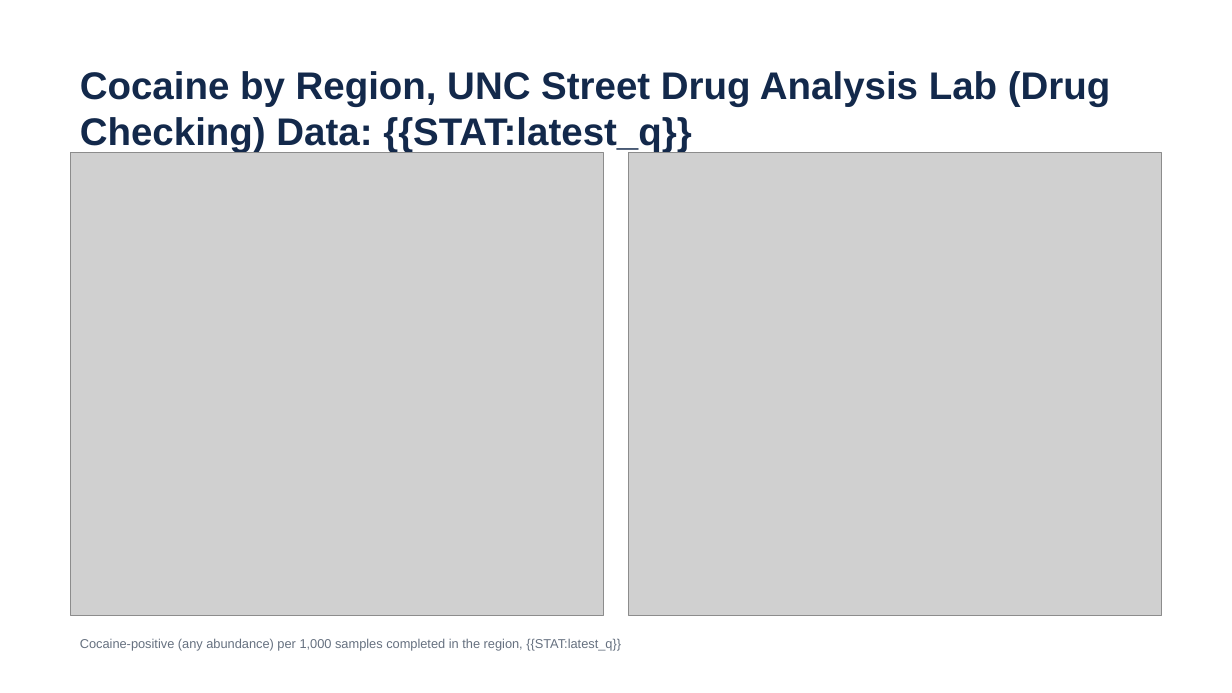
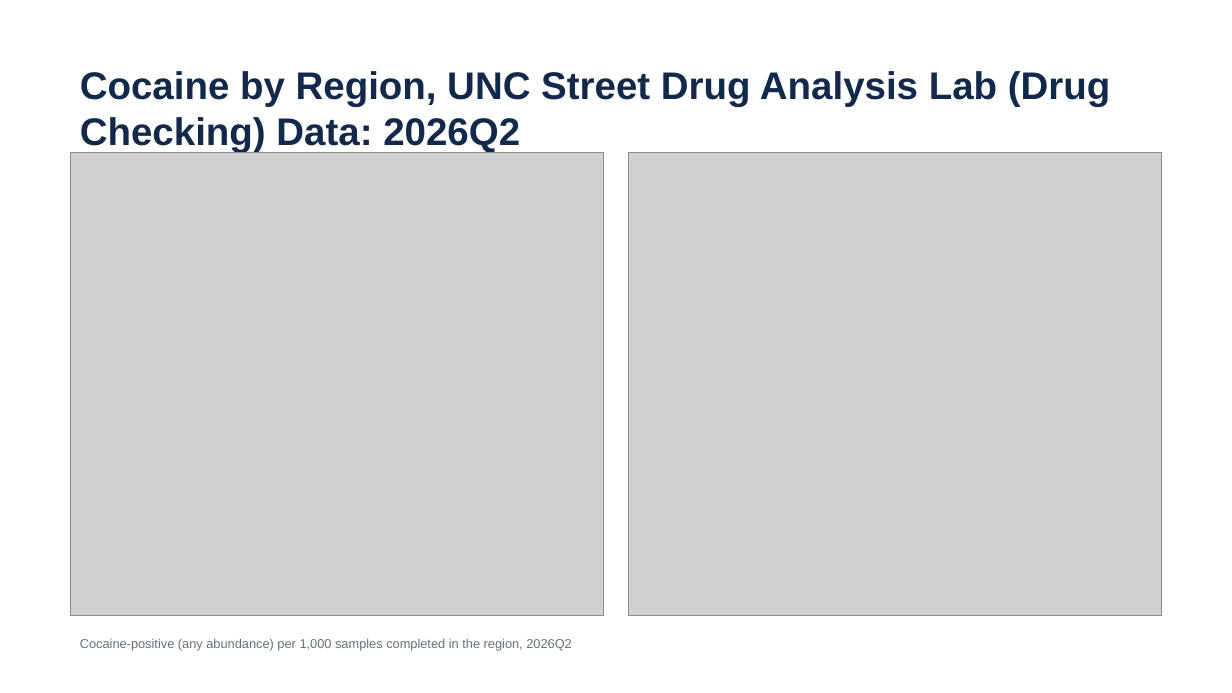
Before and after one commit to opioiddatalab/ncslides, a slide deck: slide 49 of docs/nc-drug-checking-latest.pptx. Drawn at 1232x693 pixels with LibreOffice and Linux fonts; fonts in the diff are those of the drawing; grey boxes stand for pictures. Boxes give left, top, right and bottom in pixels: in the first picture for what was removed or moved away, otherwise in the second. Text is boxed around its words. In the diff, an @@ line names an element or a change of style, - is before the commit and + after.

```diff
--- a/docs/nc-drug-checking-latest.pptx
+++ b/docs/nc-drug-checking-latest.pptx
@@ text at box(80, 71, 1111, 153): text changed @@
-Cocaine by Region, UNC Street Drug Analysis Lab (Drug Checking) Data: {{STAT:latest_q}}
+Cocaine by Region, UNC Street Drug Analysis Lab (Drug Checking) Data: 2026Q2
@@ text at box(80, 638, 572, 651): text changed @@
-Cocaine-positive (any abundance) per 1,000 samples completed in the region, {{STAT:latest_q}}
+Cocaine-positive (any abundance) per 1,000 samples completed in the region, 2026Q2
```
Also in this commit, not shown: 36 other slides changed, 7 slides added, 7 slides removed, 5 other files.
